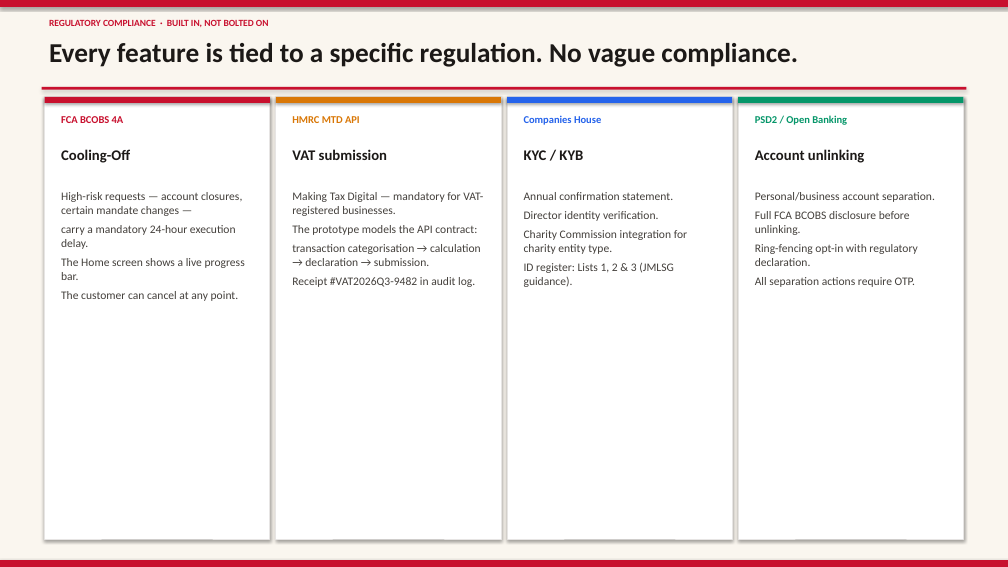
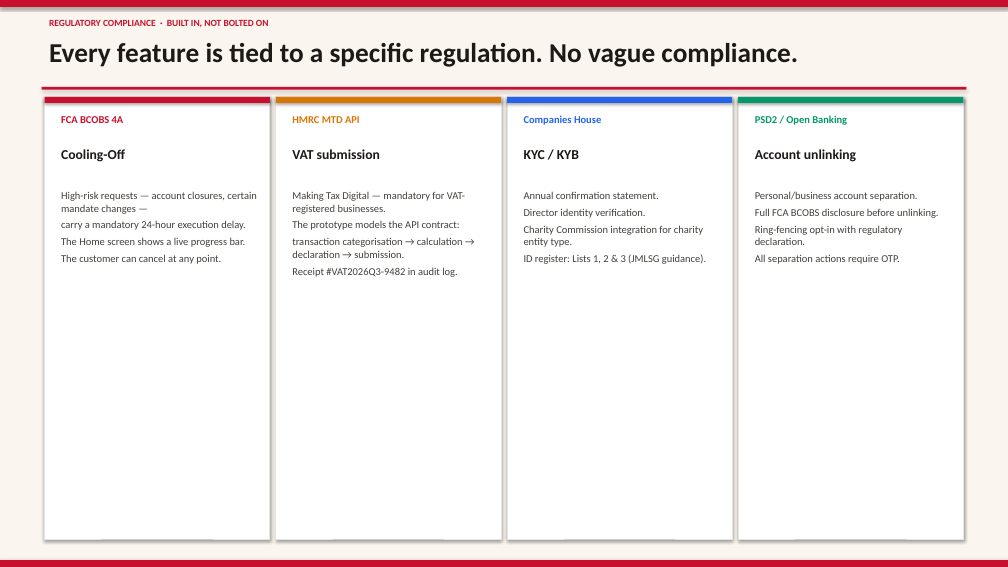
Before and after one commit to imscots-ui/santander, a slide deck: slide 8 of Santander_Digital_Banking_Future.pptx. Drawn at 1008x567 pixels with LibreOffice and Linux fonts; fonts in the diff are those of the drawing. Boxes give left, top, right and bottom in pixels: in the first picture for what was removed or moved away, otherwise in the second. Text is boxed around its words. In the diff, an @@ line names an element or a change of style, - is before the commit and + after.

```diff
--- a/Santander_Digital_Banking_Future.pptx
+++ b/Santander_Digital_Banking_Future.pptx
@@ size 14 to 13 pt in 4 elements at [61, 149, 125, 162], [292, 149, 380, 159], [524, 150, 579, 159], [755, 149, 856, 162] @@
@@ size 11 to 10 pt; less space between paragraphs in 4 elements at [61, 192, 257, 264], [292, 191, 465, 277], [524, 192, 706, 264], [755, 191, 939, 264] @@
```
Also in this commit, not shown: 2 other slides changed, 7 other files.
